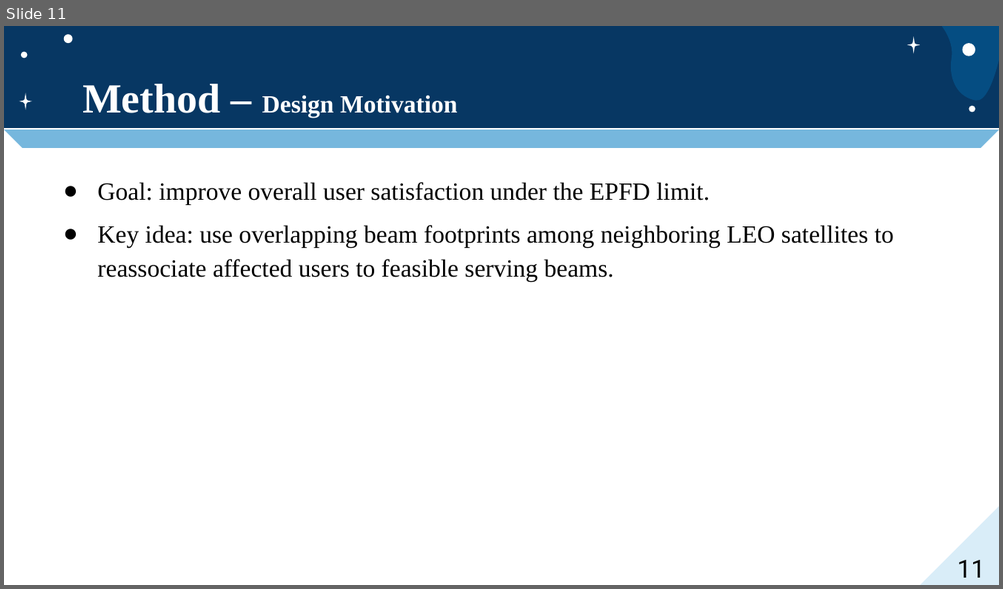
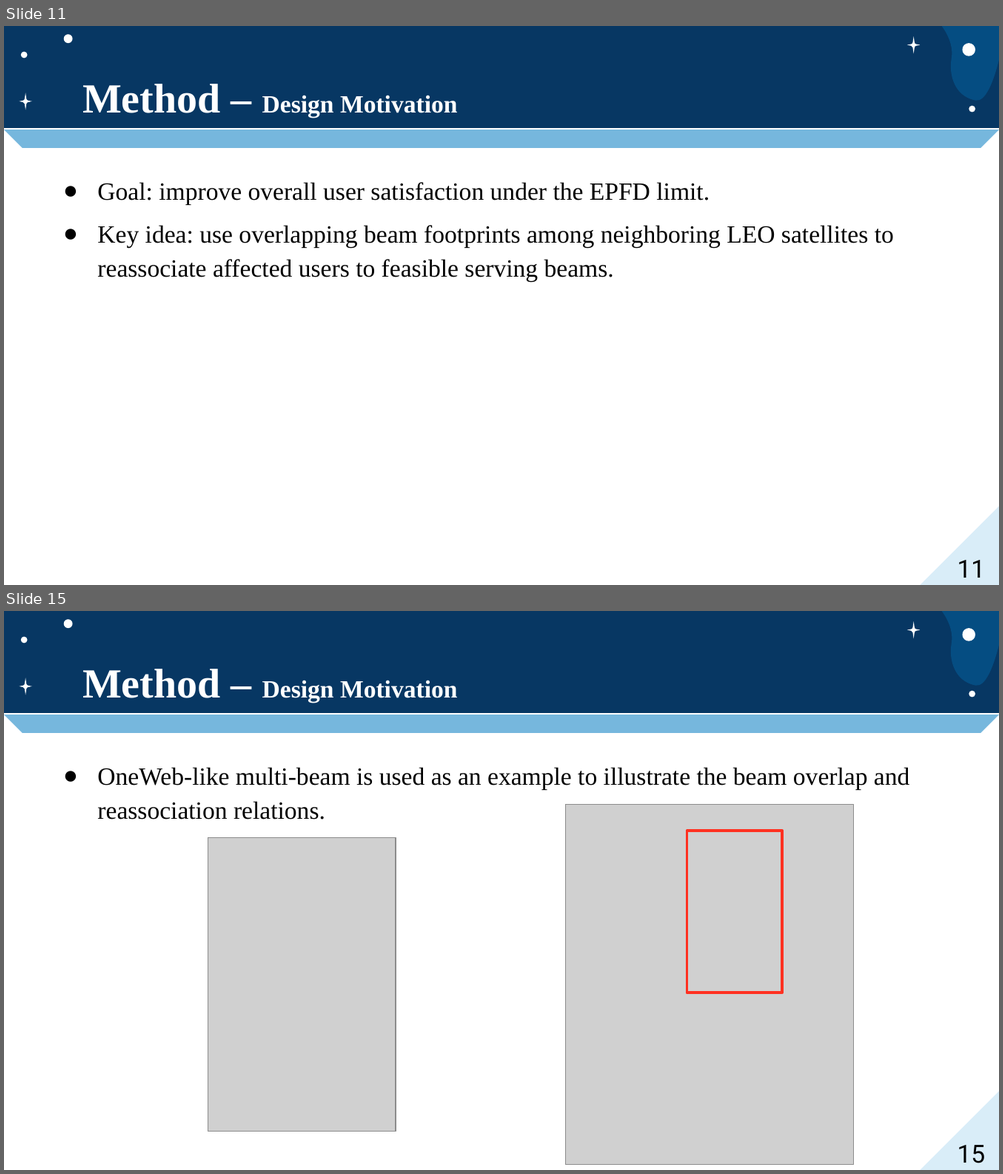
Before and after one commit to jacky9111/jacky_code, a slide deck: jacky_code/口試投影片.pptx. Shown one above the other, each under a label of ours: slide 11 before the commit, slides 11 and 15 after it; the slides between them are not shown. The pictures are 1003x589 and 1003x1174 pixels, drawn with LibreOffice and Linux fonts; fonts in the diff are those of the drawing; grey boxes stand for pictures. Boxes give left, top, right and bottom in pixels: in the first picture for what was removed or moved away, otherwise in the second. Text is boxed around its words. In the diff, an @@ line names an element or a change of style, - is before the commit and + after.

```diff
--- a/jacky_code/口試投影片.pptx
+++ b/jacky_code/口試投影片.pptx
@@ slide 15 added at (4, 611, 999, 1170), background #073763; not listed: 10 template elements that a slide beside it also shows @@
@@ title added at (82, 669, 457, 703), 18 pt, text #FFFFFF, bold @@
+Method – Design Motivation
@@ text added at (97, 767, 909, 820), 18 pt, text #000000 @@
+● OneWeb-like multi-beam is used as an example to illustrate the beam overlap and reassociation relations.
@@ picture added at (566, 804, 854, 1164) @@
@@ rectangle added at (686, 831, 781, 993), outline #FF3121 2 pt @@
@@ picture added at (208, 837, 396, 1131) @@
@@ page number added at (957, 1145, 985, 1164), 18 pt, text #000000 @@
+15
```
Also in this commit, not shown: 13 slides changed, 35 other slides added, 42 other files.
